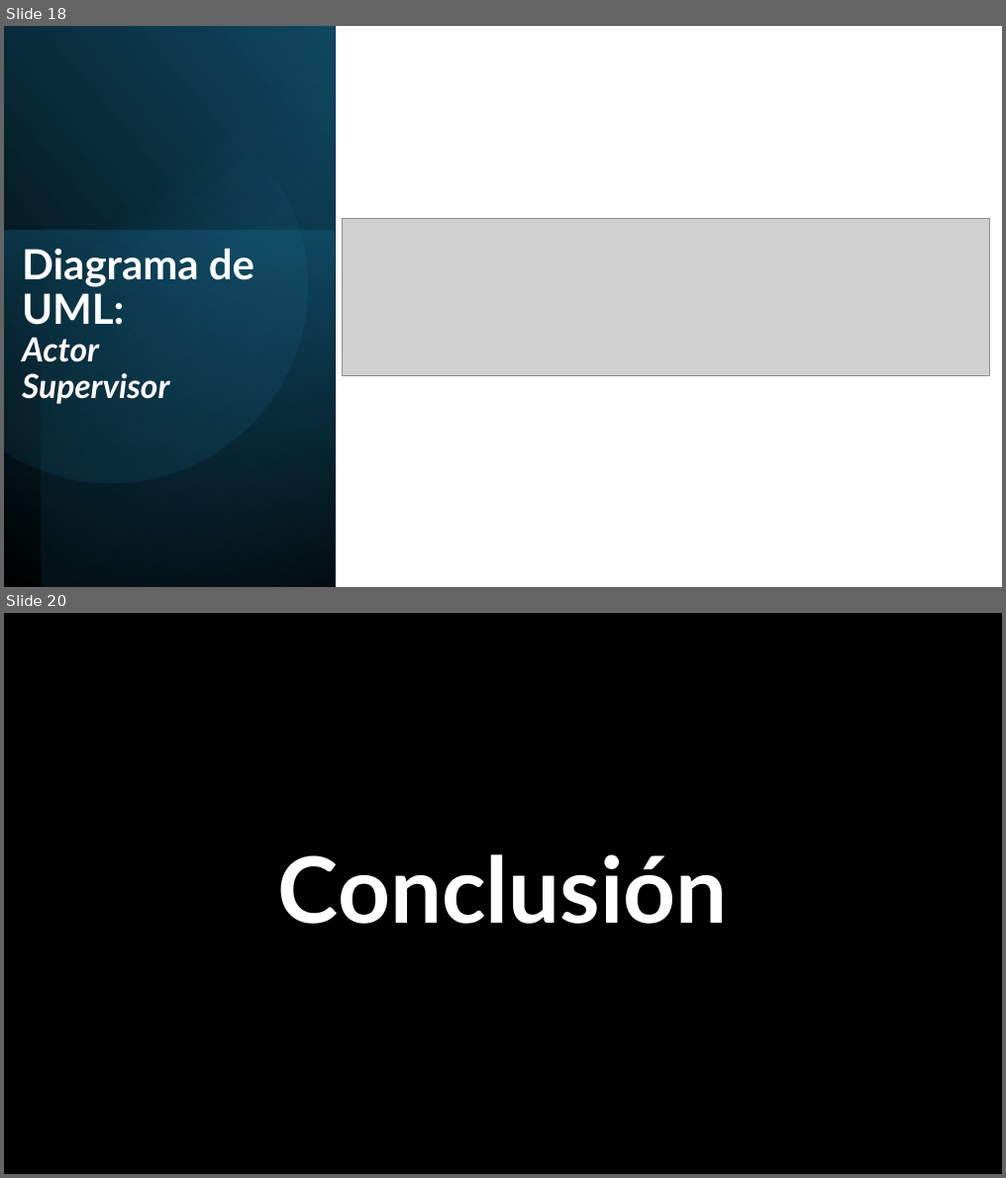
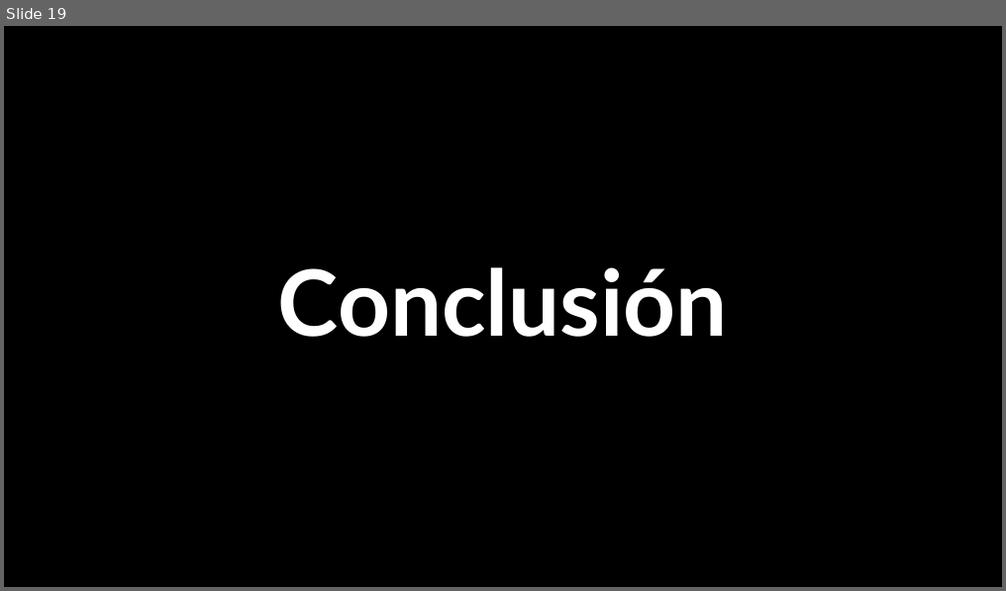
Before and after one commit to Shizars/Proyecto-ing-soft-1-y-2, a slide deck: Documento 0/Presentacion INGDESOFTWARE.pptx. Shown one above the other, each under a label of ours: slides 18 and 20 before the commit, slide 19 after it; the slides between them are not shown. The pictures are 1006x1178 and 1006x591 pixels, drawn with LibreOffice and Linux fonts; fonts in the diff are those of the drawing; grey boxes stand for pictures; background and template pictures are left out. Boxes give left, top, right and bottom in pixels: in the first picture for what was removed or moved away, otherwise in the second. Text is boxed around its words. In the diff, an @@ line names an element or a change of style, - is before the commit and + after.

Commit message:
Actualizacion de PPT
- Se arreglo N° CU
- Diagramas UML actor

```diff
--- a/Documento 0/Presentacion INGDESOFTWARE.pptx
+++ b/Documento 0/Presentacion INGDESOFTWARE.pptx
@@ slide 18 removed at box(4, 26, 1002, 587), background #FFFFFF @@
@@ rectangle removed at box(4, 26, 335, 587) @@
@@ rectangle removed at box(42, 26, 335, 587) @@
@@ freeform shape removed at box(4, 65, 343, 518) @@
@@ rectangle removed at box(4, 231, 335, 587) @@
@@ picture removed at box(343, 218, 989, 376) @@
@@ title removed at box(22, 248, 254, 404) @@
-Diagrama de UML:
-Actor
-Supervisor
@@ what was slide 20 is now slide 19 @@
```
Also in this commit, not shown: 6 slides changed.
